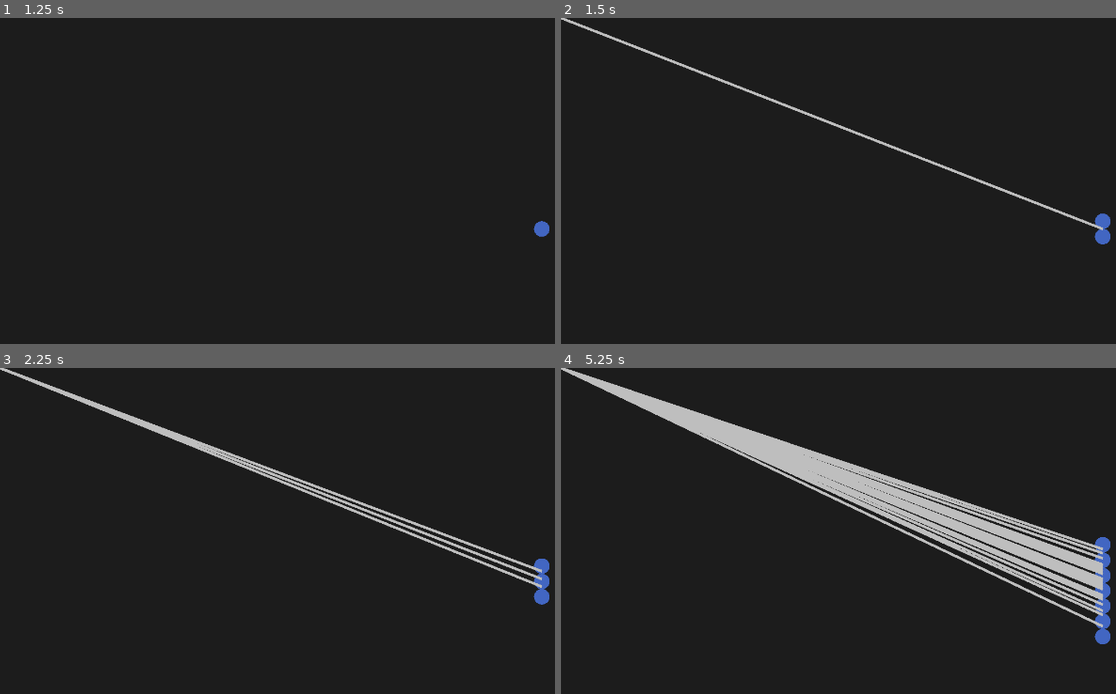
Above: before the commit, frames 1-4 (two rows, left to right).
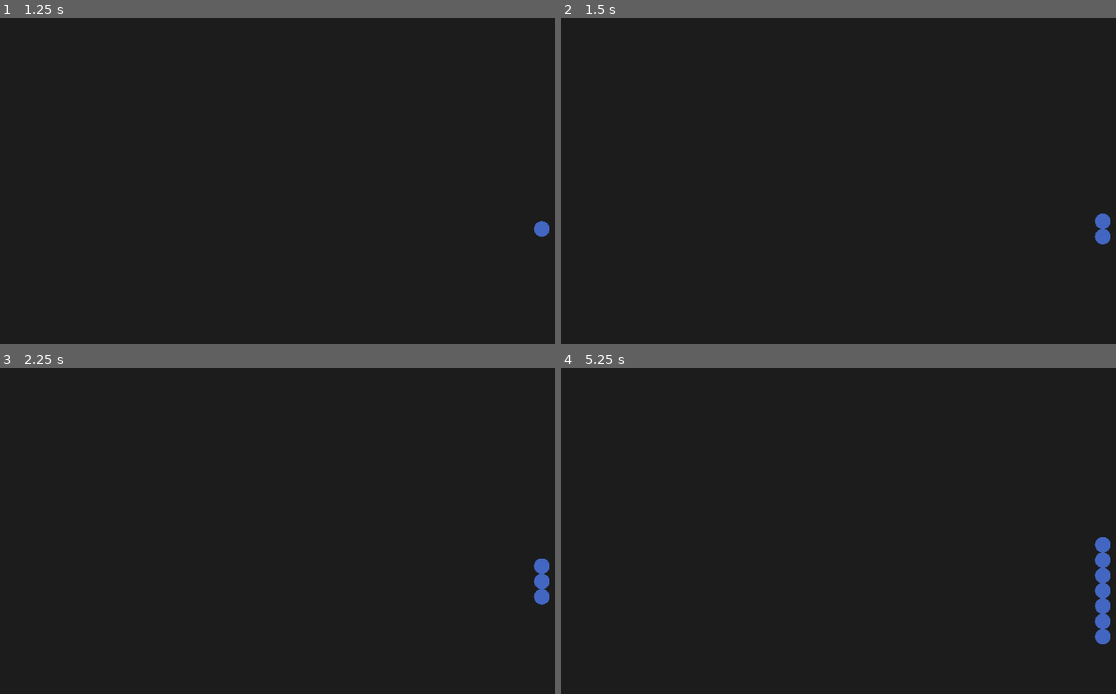
Above: after the commit, the same moments.

Repository: Christian-Weidemann/Depolarizer
Game: Godot game, scene res://Main.tscn
Two runs of this game, one before a commit and one after it. Both use one fixed random seed, a clock stepped at 60 frames per second and the inputs below.
Inputs (mouse positions are in pixels of both pictures, inside the frame that each line leads up to):
- Up to frame 1 (1.25 s): tap Enter at 0.5 s; move the mouse to (543, 229) at 0.52 s; click (543, 229) at 0.67 s
- Up to frame 2 (1.5 s): tap Space at 1.25 s; move the mouse to (1104, 229) at 1.27 s; click (1104, 229) at 1.42 s
- Up to frame 3 (2.25 s): tap Enter at 2 s; move the mouse to (543, 586) at 2.02 s; click (543, 586) at 2.17 s
- Up to frame 4 (5.25 s): tap Space at 2.75, 4.25 s; move the mouse to (1104, 579) at 2.77 s; click (1104, 579) at 2.92 s; tap Enter at 3.5 s; move the mouse to (1104, 589) at 3.52 s; click (1104, 589) at 3.67 s; move the mouse to (1104, 599) at 4.27 s; click (1104, 599) at 4.42 s; move the mouse to (1104, 612) at 5.02 s; click (1104, 612) at 5.17 s

Frame 1 is identical in both runs. In frame 2, 1.0% of the frame differs, in the area x 0-98%, y 0-66%; in frame 3, 2.5%; in frame 4, 11%, in the area x 0-98%, y 0-80%.
Error after the commit: Invalid access to property or key 'global_position' on a base object of type 'Vector2'. (res://Network/Edges/Edge/edge.gd:59)

Commit message:
various debugging

Diff:
--- a/Network/Edges/Edge/edge.gd
+++ b/Network/Edges/Edge/edge.gd
@@ -1,4 +1,5 @@
 extends Line2D
+class_name NetworkEdge
 
 @export var endpoint_a: NodePath
 @export var endpoint_b: NodePath
@@ -29,11 +30,10 @@
 		_b_ref.connect("about_to_be_deleted", Callable(self, "_on_endpoint_deleted"))
 
 	# Set visual settings
-	#global_scale = Vector2.ONE
 	set_width(visual_settings.edge_width)
 	set_default_color(visual_settings.edge_color)
-	#set_antialiased(true)
 	_update_points()
+	visible = true
 
 func set_endpoints(node_a: Node, node_b: Node) -> void:
 	_disconnect_all()
@@ -56,8 +56,8 @@
 func _update_points() -> void:
 	if _a_ref and _b_ref:
 		# use global positions so edge draws correctly regardless of parent transforms
-		var a_pos : Vector2 = _a_ref.position  # .global_position
-		var b_pos : Vector2 = _b_ref.position  # .global_position
+		var a_pos : Vector2 = _a_ref.position.global_position
+		var b_pos : Vector2 = _b_ref.position.global_position
 
 		# convert world points into this Line2D's local space
 		var local_a := to_local(a_pos)
--- a/Network/Layout/LayoutController.gd
+++ b/Network/Layout/LayoutController.gd
@@ -11,7 +11,6 @@
 
 @onready var nodes := $"../Nodes"
 @onready var edges := $"../Edges"
-
 
 
 var _initialized := false
@@ -31,14 +30,9 @@
 		print("No nodes found")
 		return
 
-	var bodies := []
-	for n in nodes.get_children():
-		if n is RigidBody2D:
-			bodies.append(n)
+	var bodies := nodes.get_children()
 
 	var count := bodies.size()
-	#if count <= 1:
-	#	return
 
 	# precompute positions
 	var positions := []
@@ -47,7 +41,7 @@
 
 	# For each body compute combined force from neighbors
 	for i in range(count):
-		var bi : RigidBody2D = bodies[i]
+		var bi : NetworkNode = bodies[i]
 		if not bi:
 			continue
 
--- a/Network/Nodes/Node/node.gd
+++ b/Network/Nodes/Node/node.gd
@@ -1,4 +1,5 @@
 extends RigidBody2D
+class_name NetworkNode
 
 signal moved(new_global_position: Vector2)
 signal about_to_be_deleted()
--- a/Network/network.gd
+++ b/Network/network.gd
@@ -7,42 +7,33 @@
 @onready var nodes : Node2D = get_node("Nodes")
 @onready var edges : Node2D = get_node("Edges")
 
+
 func _ready():
 	pass
 
 func _unhandled_input(event):
+	"""
+	Handles input on network.
+	Only need to handle mouse left here, since right-clicking is handled in children.
+	"""
 	if event is InputEventMouseButton and event.pressed:
 		if event.button_index == MOUSE_BUTTON_LEFT:
-			"M1 pressed"
-			mouse_left_pressed()
-		# Only need to handle mouse left here, since right-clicking is handled in children
+			if nodes.get_child_count() > 0:
+				var random_node = nodes.get_child(randi() % nodes.get_child_count())
+				var new_node = _spawn_node(get_global_mouse_position())
+				create_edge(random_node, new_node)
+			else:
+				_spawn_node(get_global_mouse_position())
+			#_connect_all(new_node)
 
-			#_spawn_node(get_global_mouse_position())
-			#spawn_and_connect_all(get_global_mouse_position())
+func _connect_all(node: NetworkNode) -> void:
+	# connect node to all other existing nodes
+	for n in nodes.get_children():
+		if n != node:
+			create_edge(node, n)
 
-func mouse_left_pressed():
-	var mouse_pos = get_global_mouse_position()
-	#_spawn_node(mouse_pos)
-	spawn_and_connect_all(mouse_pos)
-	print("Node should be spawned")
-
-func spawn_and_connect_all(world_pos: Vector2) -> void:
-	var new_node := _spawn_node(world_pos)
-
-	# connect to all existing nodes
-	for n in nodes.get_children():
-		if n == new_node:
-			continue
-		if n is RigidBody2D:
-			create_edge(new_node, n)  # create edges to every node found
-	make_edges_visible()
-
-func make_edges_visible():
-	for edge in edges.get_children():
-		edge.visible = true
-
-func _spawn_node(pos: Vector2) -> Node:
-	var node = node_scene.instantiate() as RigidBody2D
+func _spawn_node(pos: Vector2) -> NetworkNode:
+	var node = node_scene.instantiate() as NetworkNode
 	node.visual_settings = visual_settings
 
 	nodes.add_child(node)
@@ -53,27 +44,25 @@
 
 	return node
 
-func get_edge(node_a: Node, node_b: Node) -> Line2D:
+func get_edge(node_a: NetworkNode, node_b: NetworkNode) -> NetworkEdge:
 	"""Check existing edges for same endpoints."""
 	for e in edges.get_children():
-		if e is Line2D:
-			# assume Edge.gd exposes _a_ref and _b_ref or endpoint references
-			if (e._a_ref == node_a and e._b_ref == node_b) or (e._a_ref == node_b and e._b_ref == node_a):
-				return e  # already exists
+		# assume Edge.gd exposes _a_ref and _b_ref or endpoint references
+		if (e._a_ref == node_a and e._b_ref == node_b) or (e._a_ref == node_b and e._b_ref == node_a):
+			return e  # already exists
 	return null
 
-func create_edge(node_a: Node, node_b: Node) -> Line2D:
+func create_edge(node_a: NetworkNode, node_b: NetworkNode) -> NetworkEdge:
 	"""
 	Create an invisible edge between two node instances.
 	"""
 	# basic duplicate prevention
 	var potential_duplicate = get_edge(node_a, node_b)
-
 	if potential_duplicate != null:
+		print("Duplicate edge detected")
 		return potential_duplicate
 
-	var edge := edge_scene.instantiate() as Line2D
-	edge.visible = false
+	var edge := edge_scene.instantiate() as NetworkEdge
 	edge.visual_settings = visual_settings
 	edges.add_child(edge)
 	edge.set_endpoints(node_a, node_b)
--- a/Network/network.tscn
+++ b/Network/network.tscn
@@ -16,3 +16,5 @@
 
 [node name="LayoutController" type="Node2D" parent="."]
 script = ExtResource("1_beesg")
+repulsion_strength = 300000.0
+attraction_strength = 100.0
